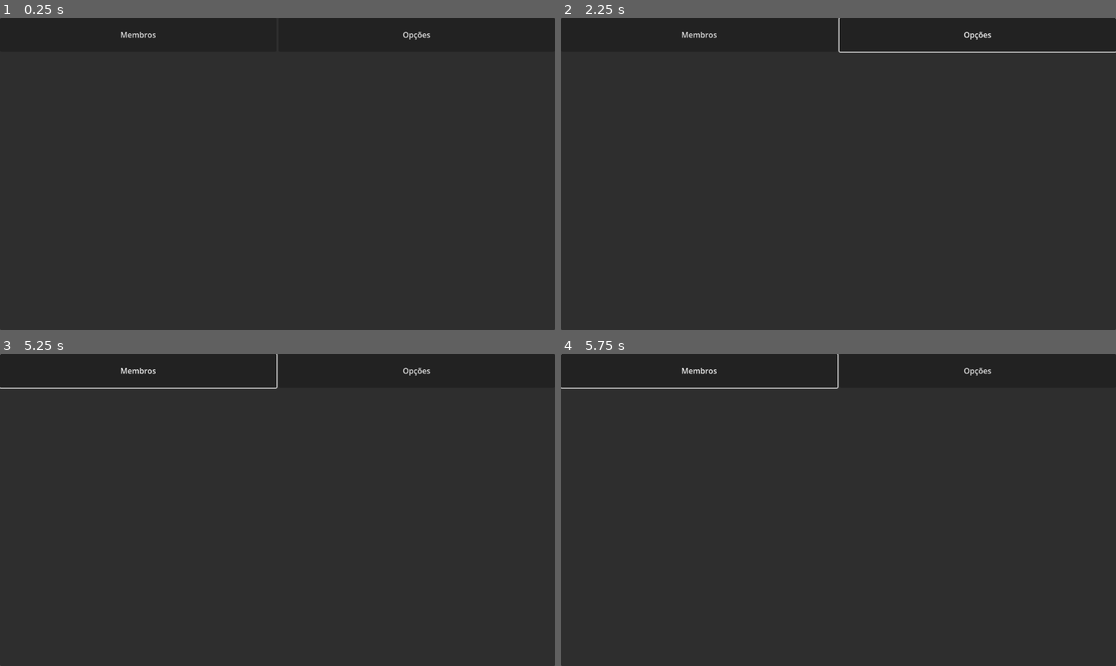
Above: before the commit, frames 1-4 (two rows, left to right).
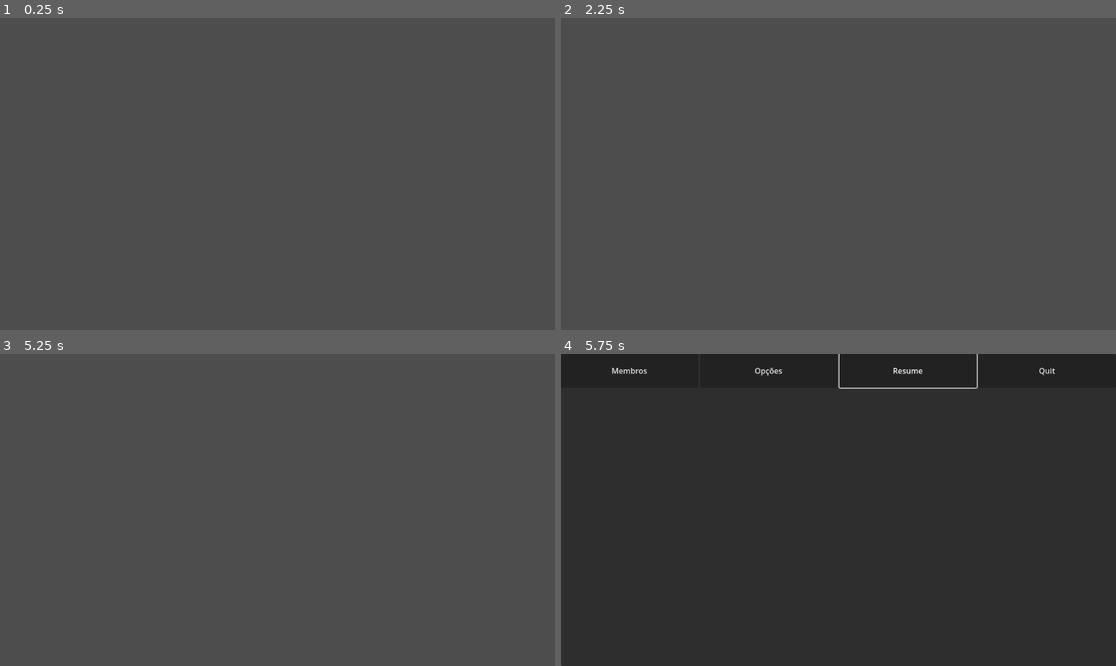
Above: after the commit, the same moments.

Repository: Dragvid/Derbi
Game: Godot game, scene res://Ui/pause menu/Pause_menu.tscn
Two runs of this game, one before a commit and one after it. Both use one fixed random seed, a clock stepped at 60 frames per second and the inputs below. This scene is started directly instead of the project's main scene.
Inputs (mouse positions are in pixels of both pictures, inside the frame that each line leads up to):
- Up to frame 1 (0.25 s): no input
- Up to frame 2 (2.25 s): click (699, 33) at 0.5 s, where only the run before the commit has a clickable "Membros"; click (977, 33) at 1.25 s, where only the run before the commit has a clickable "Opções"; tap Enter at 2 s; move the mouse to (960, 158) at 2.02 s; hold Right (right) from 2.03 s (still down)
- Up to frame 3 (5.25 s): tap Space at 2.75, 4.25 s; move the mouse to (166, 525) at 2.77 s; release Right (right) at 2.78 s; hold Down (down) 2.78-3.53 s; tap Enter at 3.5, 5 s; move the mouse to (333, 441) at 3.52 s; hold Right (right) 3.53-4.28 s; move the mouse to (249, 572) at 4.27 s; hold Up (up) 4.28-5.03 s; move the mouse to (444, 556) at 5.02 s; hold Left (left) from 5.03 s (still down)
- Up to frame 4 (5.75 s): keep holding Left (left); tap Escape (ui_cancel) at 5.65 s

The runs differ from the first frame. In frame 1, 100% of the frame differs, in the area x 0-100%, y 0-100%; in frame 2, 100%; in frame 3, 100%; in frame 4, 0.7%.

Commit message:
Pause menu with customization

Diff:
--- a/Ui/pause menu/Pause_menu.tscn
+++ b/Ui/pause menu/Pause_menu.tscn
@@ -1,12 +1,18 @@
 [gd_scene format=3 uid="uid://bd1p5auqxetmb"]
 
-[node name="Control" type="Control" unique_id=298671334]
+[ext_resource type="Script" uid="uid://cgiuxuwfidnqs" path="res://Ui/pause menu/pause_menu.gd" id="1_bh07u"]
+[ext_resource type="PackedScene" uid="uid://dlenef00qq8su" path="res://Ui/pause menu/party member costumization/Party_customization.tscn" id="2_m67dp"]
+
+[node name="pause_menu" type="Control" unique_id=298671334]
+process_mode = 3
 layout_mode = 3
 anchors_preset = 15
 anchor_right = 1.0
 anchor_bottom = 1.0
 grow_horizontal = 2
 grow_vertical = 2
+script = ExtResource("1_bh07u")
+tab_scenes = Array[PackedScene]([ExtResource("2_m67dp")])
 
 [node name="Panel" type="Panel" parent="." unique_id=120398775]
 layout_mode = 1
@@ -24,20 +30,32 @@
 grow_horizontal = 2
 grow_vertical = 2
 
-[node name="HBoxContainer" type="HBoxContainer" parent="VBoxContainer" unique_id=1642247578]
+[node name="tab_separator" type="HBoxContainer" parent="VBoxContainer" unique_id=1642247578]
 custom_minimum_size = Vector2(0, 70)
 layout_mode = 2
 
-[node name="members_tab_button" type="Button" parent="VBoxContainer/HBoxContainer" unique_id=1282322287]
+[node name="members_tab_button" type="Button" parent="VBoxContainer/tab_separator" unique_id=1282322287]
 layout_mode = 2
 size_flags_horizontal = 3
 text = "Membros"
 
-[node name="options_tab_button" type="Button" parent="VBoxContainer/HBoxContainer" unique_id=1271479955]
+[node name="options_tab_button" type="Button" parent="VBoxContainer/tab_separator" unique_id=1271479955]
 layout_mode = 2
 size_flags_horizontal = 3
 text = "Opções"
 
-[node name="tab" type="Control" parent="VBoxContainer" unique_id=491462730]
+[node name="resume_button" type="Button" parent="VBoxContainer/tab_separator" unique_id=2003782109]
+layout_mode = 2
+size_flags_horizontal = 3
+text = "Resume"
+
+[node name="quit_button" type="Button" parent="VBoxContainer/tab_separator" unique_id=10021192]
+layout_mode = 2
+size_flags_horizontal = 3
+text = "Quit"
+
+[node name="tab_parent" type="Control" parent="VBoxContainer" unique_id=491462730]
 layout_mode = 2
 size_flags_vertical = 3
+
+[connection signal="button_up" from="VBoxContainer/tab_separator/members_tab_button" to="." method="_on_members_tab_button_button_up"]
--- /dev/null
+++ b/Ui/pause menu/pause_menu.gd
@@ -0,0 +1,51 @@
+# PauseMenu.gd
+extends Control
+
+#@onready var pause_panel: Panel = $PausePanel
+@onready var resume_button: Button = $VBoxContainer/tab_separator/resume_button
+@onready var quit_button: Button = $VBoxContainer/tab_separator/quit_button
+@onready var tab_parent: Control = $VBoxContainer/tab_parent
+
+@export var tab_scenes: Array[PackedScene]
+
+func _ready() -> void:
+	hide()
+	process_mode = Node.PROCESS_MODE_ALWAYS  # runs even when paused
+	resume_button.pressed.connect(_on_resume)
+	quit_button.pressed.connect(_on_quit)
+
+func _input(event: InputEvent) -> void:
+	if event.is_action_pressed("ui_cancel"):  # Escape key by default
+		toggle_pause()
+
+func toggle_pause() -> void:
+	var is_paused = !get_tree().paused
+	get_tree().paused = is_paused
+	visible = is_paused
+	if is_paused:
+		resume_button.grab_focus()
+
+func _on_resume() -> void:
+	toggle_pause()
+
+func _on_quit() -> void:
+	get_tree().paused = false
+	#get_tree().change_scene_to_file(AppInfo.current_level)  # or your main menu scene
+
+func get_scene_by_name(scene_name: String) -> PackedScene:
+	for scene in tab_scenes:
+		if scene.resource_path.get_file().get_basename() == scene_name:
+			return scene
+	return null
+
+func Load_tab(tab_name:String):
+	#clear tab
+	if tab_parent.get_child_count() > 0:
+		tab_parent.get_child(0).queue_free()
+	#get right scene
+	var right_scene = get_scene_by_name(tab_name)
+	GeneralToolsStatic.instantiate_scene(right_scene.resource_path,tab_parent)
+
+
+func _on_members_tab_button_button_up() -> void:
+	Load_tab("Party_customization")
--- a/resources/party_info.json
+++ b/resources/party_info.json
@@ -3,7 +3,6 @@
 		"attacks": [
 			"Gancho",
 			"Roundhouse",
-			"Suplex",
 			"Pontapé"
 		],
 		"block_dmg_resistance": 0.5,
@@ -15,9 +14,9 @@
 	},
 	"Pedro": {
 		"attacks": [
-			"Massagem",
 			"Pontapé",
-			"Soco"
+			"Soco",
+			"Massagem"
 		],
 		"block_dmg_resistance": 0.5,
 		"class": "médico",
Not shown, added: Ui/pause menu/pause_menu.gd.uid
